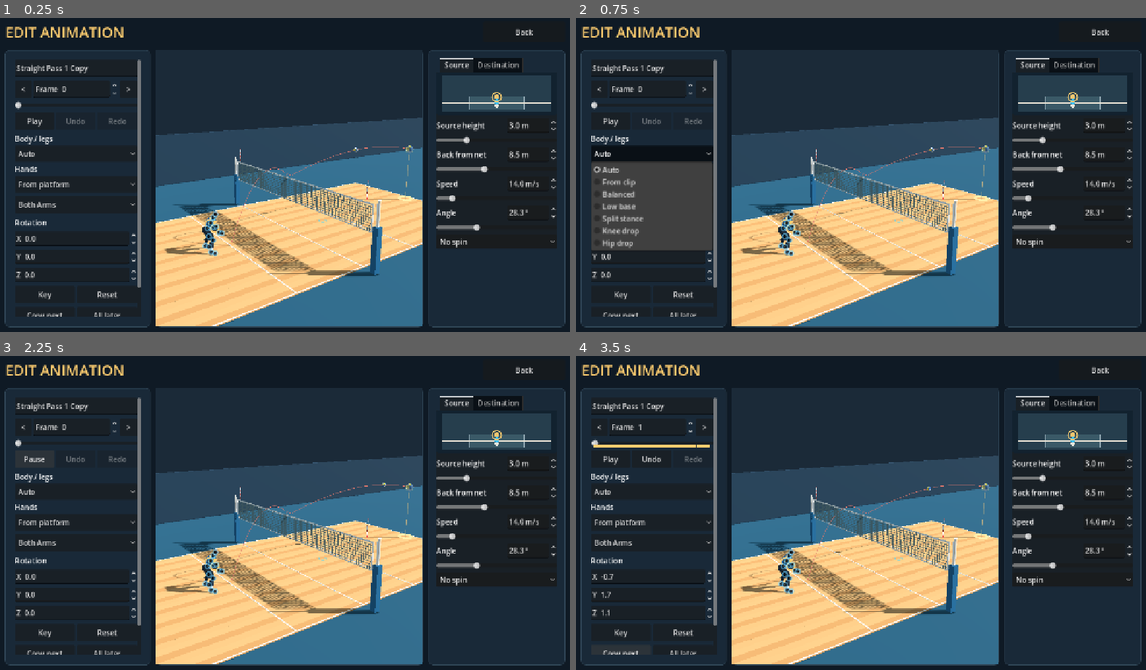
Above: before the commit, frames 1-4 (two rows, left to right).
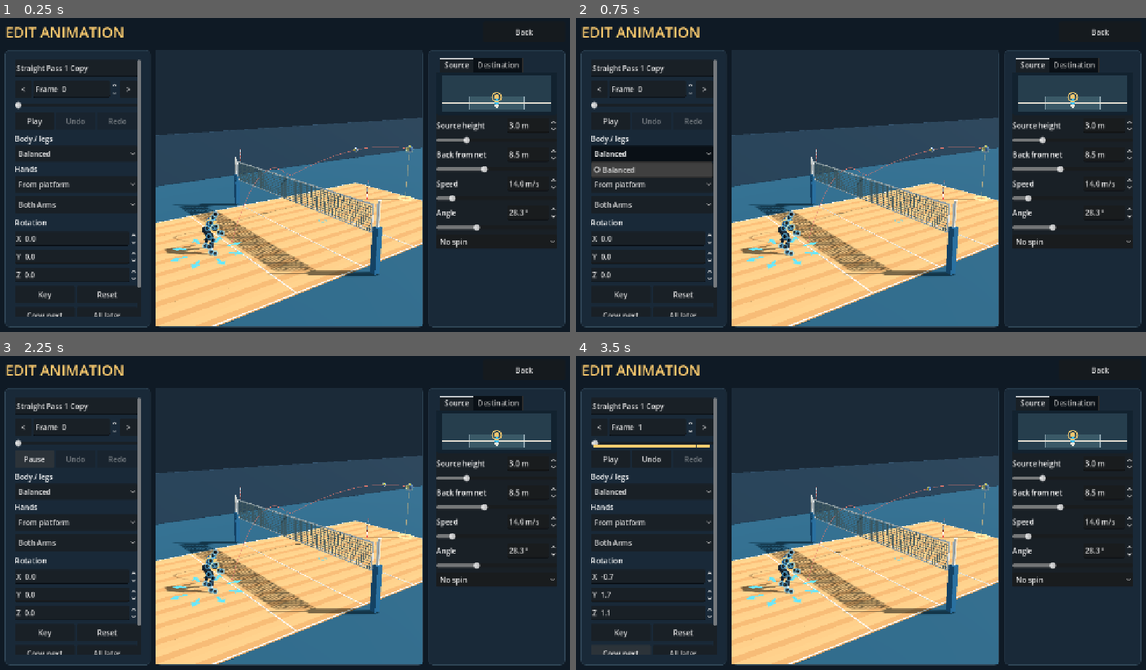
Above: after the commit, the same moments.

Repository: foreandr/volleyball
Game: Godot game, scene res://scenes/animation_editor.tscn
Two runs of this game, one before a commit and one after it. Both use one fixed random seed, a clock stepped at 60 frames per second and the inputs below. This scene is started directly instead of the project's main scene.
Inputs (mouse positions are in pixels of both pictures, inside the frame that each line leads up to):
- Up to frame 1 (0.25 s): no input
- Up to frame 2 (0.75 s): click (650, 153) at 0.5 s, where only the run before the commit has a clickable "Auto"
- Up to frame 3 (2.25 s): click (74, 491) at 1.25 s, where only the run after the commit has a clickable "Balanced"; click "Play" at 2 s
- Up to frame 4 (3.5 s): click "Copy next" at 2.75 s

The runs differ from the first frame. In frame 1, 0.2% of the frame differs, in the area x 3-43%, y 42-81%; in frame 2, 5.0%, in the area x 2-43%, y 42-81%; in frame 3, 0.2%; in frame 4, 0.2%.

Commit message:
Show eight player direction arrows and keep only Balanced reception

Diff:
--- a/assets/animation_recipes/reception_bodies.json
+++ b/assets/animation_recipes/reception_bodies.json
@@ -1,7 +1,3 @@
 {
-  "Balanced": {"lower":0.02,"give":0.02,"retreat":0.01,"lean":0,"wide":0.0,"stagger":0.0},
-  "Low base": {"lower":0.22,"give":0.08,"retreat":0.07,"lean":5,"wide":0.045,"stagger":0.035},
-  "Split stance": {"lower":0.18,"give":0.08,"retreat":0.08,"lean":7,"wide":0.05,"stagger":0.13},
-  "Knee drop": {"lower":0.22,"give":0.17,"retreat":0.05,"lean":10,"wide":0.04,"stagger":0.10},
-  "Hip drop": {"lower":0.19,"give":0.55,"retreat":0.24,"lean":-8,"wide":0.03,"stagger":0.03}
+  "Balanced": {"lower":0.02,"give":0.02,"retreat":0.01,"lean":0,"wide":0.0,"stagger":0.0}
 }
--- /dev/null
+++ b/scripts/player_direction_arrows.gd
@@ -0,0 +1,21 @@
+extends MeshInstance3D
+
+func _ready() -> void:
+	name = "DirectionArrows"
+	cast_shadow = GeometryInstance3D.SHADOW_CASTING_SETTING_OFF
+	var surface := ImmediateMesh.new()
+	var material := StandardMaterial3D.new()
+	material.shading_mode = BaseMaterial3D.SHADING_MODE_UNSHADED
+	material.cull_mode = BaseMaterial3D.CULL_DISABLED
+	material.albedo_color = Color("67e8ff")
+	surface.surface_begin(Mesh.PRIMITIVE_TRIANGLES,material)
+	for direction in range(8):
+		var forward := Vector3(sin(direction*TAU/8),0,cos(direction*TAU/8))
+		var side := Vector3(forward.z,0,-forward.x)
+		var tail := forward*0.86+Vector3.UP*0.025
+		var neck := forward*1.18+Vector3.UP*0.025
+		var tip := forward*1.52+Vector3.UP*0.025
+		for point in [tail-side*0.055,tail+side*0.055,neck+side*0.055,tail-side*0.055,neck+side*0.055,neck-side*0.055,neck-side*0.18,neck+side*0.18,tip]:
+			surface.surface_add_vertex(point)
+	surface.surface_end()
+	mesh = surface
--- a/scripts/reception_controls.gd
+++ b/scripts/reception_controls.gd
@@ -1,11 +1,12 @@
 extends VBoxContainer
 signal changed(part: String)
-const BODIES := ["Auto","From clip","Balanced","Low base","Split stance","Knee drop","Hip drop"]
+const BODIES := ["Balanced"]
 const HANDS := ["From platform","Firm clasp","Loose clasp"]
 var body_picker: OptionButton
 var hand_picker: OptionButton
 
 func _ready() -> void:
+	StorySession.reception_body = "Balanced"
 	body_picker = picker("Body / legs",BODIES,StorySession.reception_body)
 	body_picker.item_selected.connect(func(index): StorySession.reception_body = BODIES[index]; changed.emit("body"))
 	hand_picker = picker("Hands",HANDS,StorySession.reception_hands)
@@ -25,7 +26,5 @@
 func apply(player: Node3D, replace_body := false) -> void:
 	player.set_meta("reception_options",{"body":StorySession.reception_body,"hands":StorySession.reception_hands,"replace_body":replace_body})
 
-func show_result(clip: Animation) -> void:
-	var text := "Auto"
-	if clip.has_meta("reception_body"): text += ": "+str(clip.get_meta("reception_body"))
-	body_picker.set_item_text(0,text)
+func show_result(_clip: Animation) -> void:
+	body_picker.set_item_text(0,"Balanced")
--- a/scripts/reception_layers.gd
+++ b/scripts/reception_layers.gd
@@ -1,5 +1,4 @@
 extends RefCounted
-const Flight = preload("res://scripts/pass_flight.gd")
 static var BODIES: Dictionary = JSON.parse_string(FileAccess.get_file_as_string("res://assets/animation_recipes/reception_bodies.json"))
 var actor: Node3D
 var rig: Skeleton3D
@@ -10,8 +9,6 @@
 var body_name := "Balanced"
 var hand_name := "From platform"
 var recipe := {}
-var speed := 0.0
-var angle := 0.0
 var contact := 0.6
 var preserve_body := false
 
@@ -31,31 +28,12 @@
 func body_bone(name_: String) -> bool:
 	return name_=="pelvis" or name_.begins_with("spine_") or name_.begins_with("neck_") or name_=="Head" or name_.begins_with("thigh_") or name_.begins_with("calf_") or name_.begins_with("foot_") or name_.begins_with("ball_")
 
-func configure(pose: Array) -> void:
+func configure(_pose: Array) -> void:
 	var options: Dictionary = actor.get_meta("reception_options",{})
-	body_name = str(options.get("body","Auto"))
+	body_name = "Balanced"
 	hand_name = str(options.get("hands","From platform"))
-	var wrists := []
-	var elbows := []
-	for side in ["l","r"]:
-		elbows.append(rig.global_transform*author.point(pose,"lowerarm_"+side))
-		wrists.append(rig.global_transform*author.point(pose,"hand_"+side))
-	var hit: Dictionary = preload("res://scripts/forearm_contact.gd").surface(elbows,wrists,0.032*rig.global_basis.get_scale().y)
-	var feed := Flight.feed(hit.ball,actor.get_meta("feed_settings",{}))
-	speed = feed.incoming.length()
-	angle = rad_to_deg(atan2(-feed.incoming.y,Vector2(feed.incoming.x,feed.incoming.z).length()))
-	if body_name=="Auto":
-		var local: Vector3 = actor.global_basis.inverse()*feed.incoming.normalized()
-		if speed>=24 and angle>=52: body_name = "Hip drop"
-		elif speed>=18 and angle>=40: body_name = "Knee drop"
-		elif absf(local.x)>0.35: body_name = "Split stance"
-		elif speed>=12: body_name = "Low base"
-		else: body_name = "Balanced"
-	preserve_body = body_name=="From clip" or (source.has_meta("reception_body") and not options.get("replace_body",false))
-	if preserve_body:
-		body_name = str(source.get_meta("reception_body","From clip"))
-		recipe = {}
-	else: recipe = BODIES.get(body_name,BODIES.Balanced).duplicate()
+	preserve_body = source.get_meta("reception_body","")=="Balanced" and not options.get("replace_body",false)
+	recipe = {} if preserve_body else BODIES.Balanced.duplicate()
 
 func apply(pose: Array, time: float) -> Array:
 	var result := pose.duplicate()
@@ -72,9 +50,7 @@
 	var prepare := smoothstep(0,maxf(0.1,contact-0.22),time)
 	var recover := 1.0-smoothstep(contact+0.58,minf(source.length,contact+1.5),time)
 	var brace := smoothstep(contact-0.13,contact+0.20,time)
-	var settle := smoothstep(contact-0.02,contact+0.32,time)
-	var floor_move := body_name in ["Knee drop","Hip drop"]
-	var give := settle if floor_move else brace
+	var give := brace
 	var lower := (float(recipe.lower)*prepare+float(recipe.give)*give)*recover
 	var backward := float(recipe.retreat)*give*recover
 	var feet := {}
@@ -98,14 +74,6 @@
 		target.y += stepping*(0.035 if body_name!="Balanced" else 0.0)
 		var pole: Vector3 = poles[side]
 		var foot_basis: Basis = feet[side].basis
-		if body_name=="Knee drop" and side=="r":
-			target.z -= 0.34*settle*recover
-			target.y += 0.11*settle*recover
-			pole = pole.lerp(Vector3(0,-1,0.25),settle*recover)
-			foot_basis = Basis(Vector3.RIGHT,deg_to_rad(40)*settle*recover)*foot_basis
-		elif body_name=="Hip drop":
-			target.z += 0.22*settle*recover
-			pole = pole.lerp(Vector3(sign_*0.15,1,0.4),settle*recover)
 		author.limb(pose,"thigh_"+side,"calf_"+side,"foot_"+side,target,pole)
 		author.set_world_basis(pose,"foot_"+side,foot_basis)
 
--- a/scripts/story_session.gd
+++ b/scripts/story_session.gd
@@ -100,5 +100,5 @@
 var pass_apex := 3.0
 var destination_fit := "angle"
 
-var reception_body := "Auto"
+var reception_body := "Balanced"
 var reception_hands := "From platform"
--- a/scripts/volleyball_player.gd
+++ b/scripts/volleyball_player.gd
@@ -10,6 +10,7 @@
 var animation_slots := {"idle":"volleyball/goalkeeper_idle","run":"base/Jog_Fwd","jump":"base/Jump_Start","land":"base/Jump_Land"}
 
 func _ready() -> void:
+	add_child(preload("res://scripts/player_direction_arrows.gd").new())
 	model = preload("res://assets/characters/base/Superhero_Male_FullBody.gltf").instantiate()
 	add_child(model)
 	skeleton = model.find_child("Skeleton3D",true,false)
